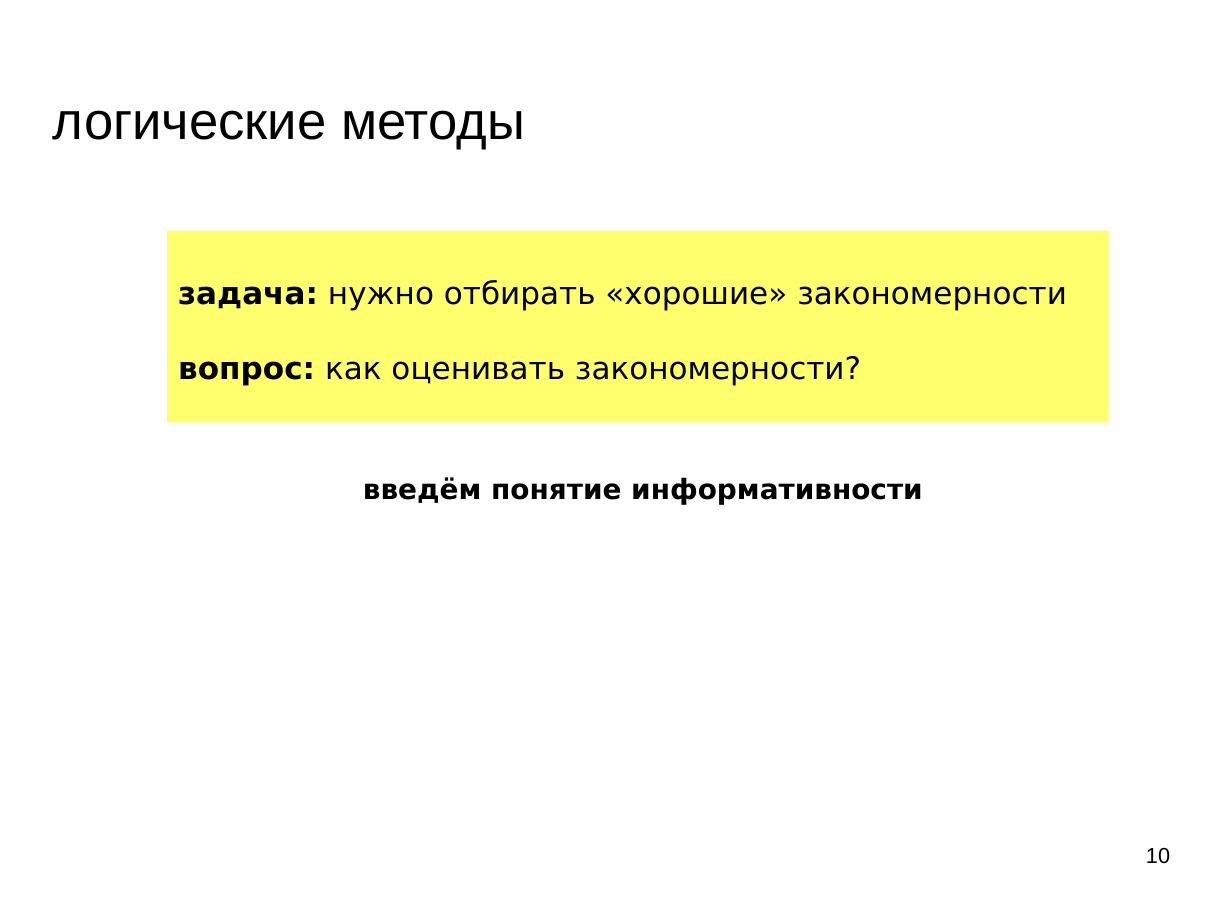
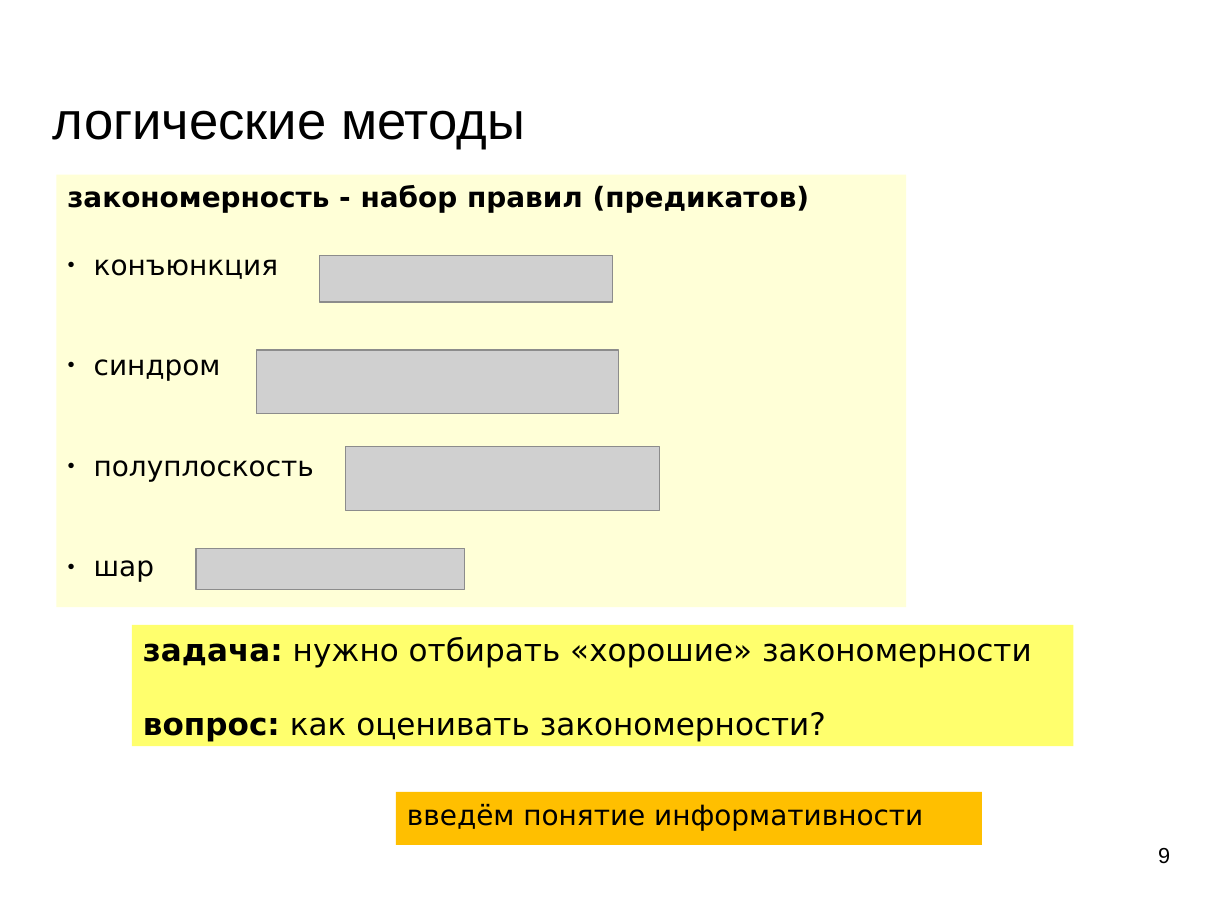
Before and after one commit to mechanoid5/ml_lectorium_2024_I, a slide deck: slide 9 of 11-logical.odp (slide 10 before the commit). Drawn at 1232x924 pixels with LibreOffice and Linux fonts; fonts in the diff are those of the drawing; grey boxes stand for pictures; background and template pictures are left out. Boxes give left, top, right and bottom in pixels: in the first picture for what was removed or moved away, otherwise in the second. Text is boxed around its words. In the diff, an @@ line names an element or a change of style, - is before the commit and + after.

```diff
--- a/11-logical.odp
+++ b/11-logical.odp
@@ rectangle added at bbox=[56, 174, 907, 607], fill #FFFFD7, 18 pt, text #000000, bold @@
+закономерность - набор правил (предикатов)
+● конъюнкция
+● синдром
+● полуплоскость
+● шар
@@ picture added at bbox=[320, 255, 613, 302] @@
@@ picture added at bbox=[256, 350, 618, 414] @@
@@ picture added at bbox=[345, 447, 660, 511] @@
@@ picture added at bbox=[196, 549, 465, 590] @@
@@ rectangle "задача: нужно отбирать «хорошие» закономерности": place and size @@
-rectangle "задача: нужно отбирать «хорошие» закономерности" at bbox=[168, 230, 1110, 421]
+rectangle "задача: нужно отбирать «хорошие» закономерности" at bbox=[132, 625, 1074, 747]
@@ rectangle "введём понятие информативности": place and size @@
-rectangle "введём понятие информативности" at bbox=[363, 477, 923, 505]
+rectangle "введём понятие информативности" at bbox=[396, 793, 982, 845]
@@ rectangle "введём понятие информативности" at bbox=[396, 793, 982, 845]: bold off; fill none to #FFBF00 @@
@@ page number at bbox=[1158, 848, 1170, 864]: text changed @@
-10
+9
```
Also in this commit, not shown: 11 other slides changed, 1 slide removed, 2 other files.
